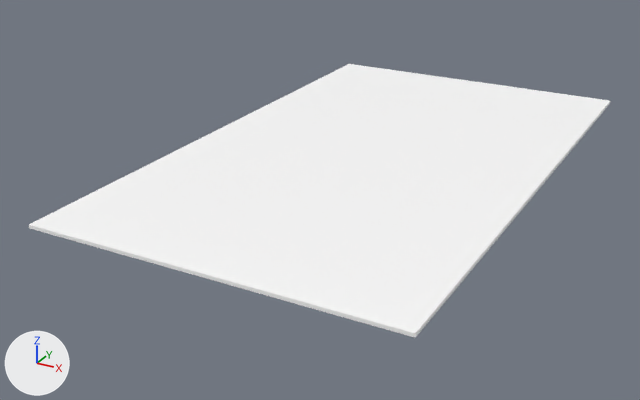
The glTF model assets/synty/simple_fantasy_interiors/models/SM_Prop_Rug_Small_01.glb as it was, and as the next commit left it.
Camera for both pictures: a 50 mm camera at (0.0272, -0.0574, 0.024) aimed at (-0.0027, -0.0031, -0.0031). Every picture has the same lights, and +X, +Y and +Z are marked at lower left.

Objects in the first picture: 'SM_Prop_Rug_Small_01'.
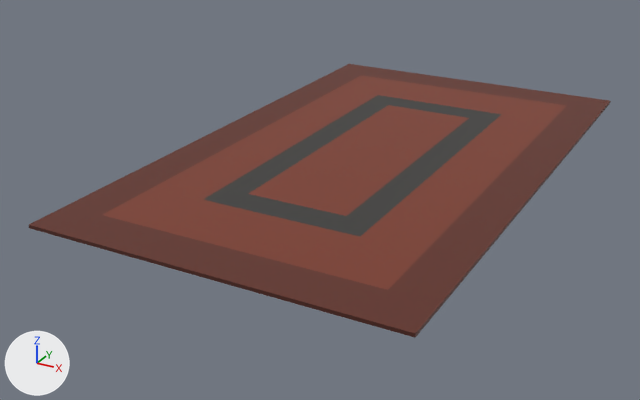
Changed parts and their boxes [x1, y1, x2, y2] in the pictures (640 x 400 px):
```json
{"object": "SM_Prop_Rug_Small_01", "change": "surface changed", "before": [29, 64, 611, 338], "after": [29, 64, 611, 338], "on screen": "white to brown"}
```

The change, as JSON lines over the scene's bpy script:
```json
{"op": "add", "block": "img_simplefantasyinteriorstexture", "code": ["img_simplefantasyinteriorstexture = load_image('SimpleFantasyInteriorsTexture', '_unpacked/SimpleFantasyInteriorsTexture', 1024, 1024, 'sRGB')"]}
{"op": "remove", "block": "mat_lambert1", "code": "mat_lambert1.base_color = (1.0, 1.0, 1.0)  # white #ffffff"}
{"op": "add", "block": "mat_lambert1", "code": "mat_lambert1.texture = img_simplefantasyinteriorstexture"}
```
